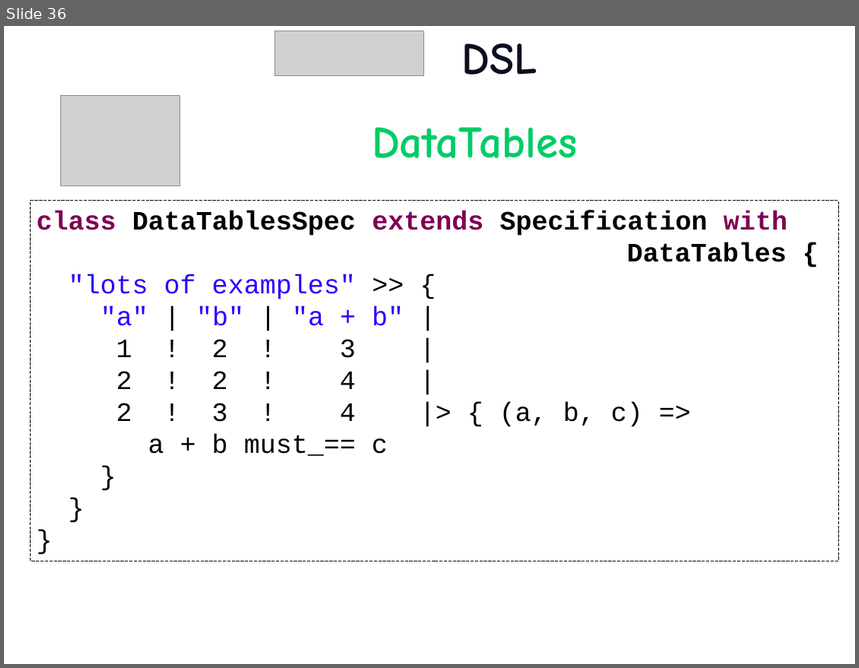
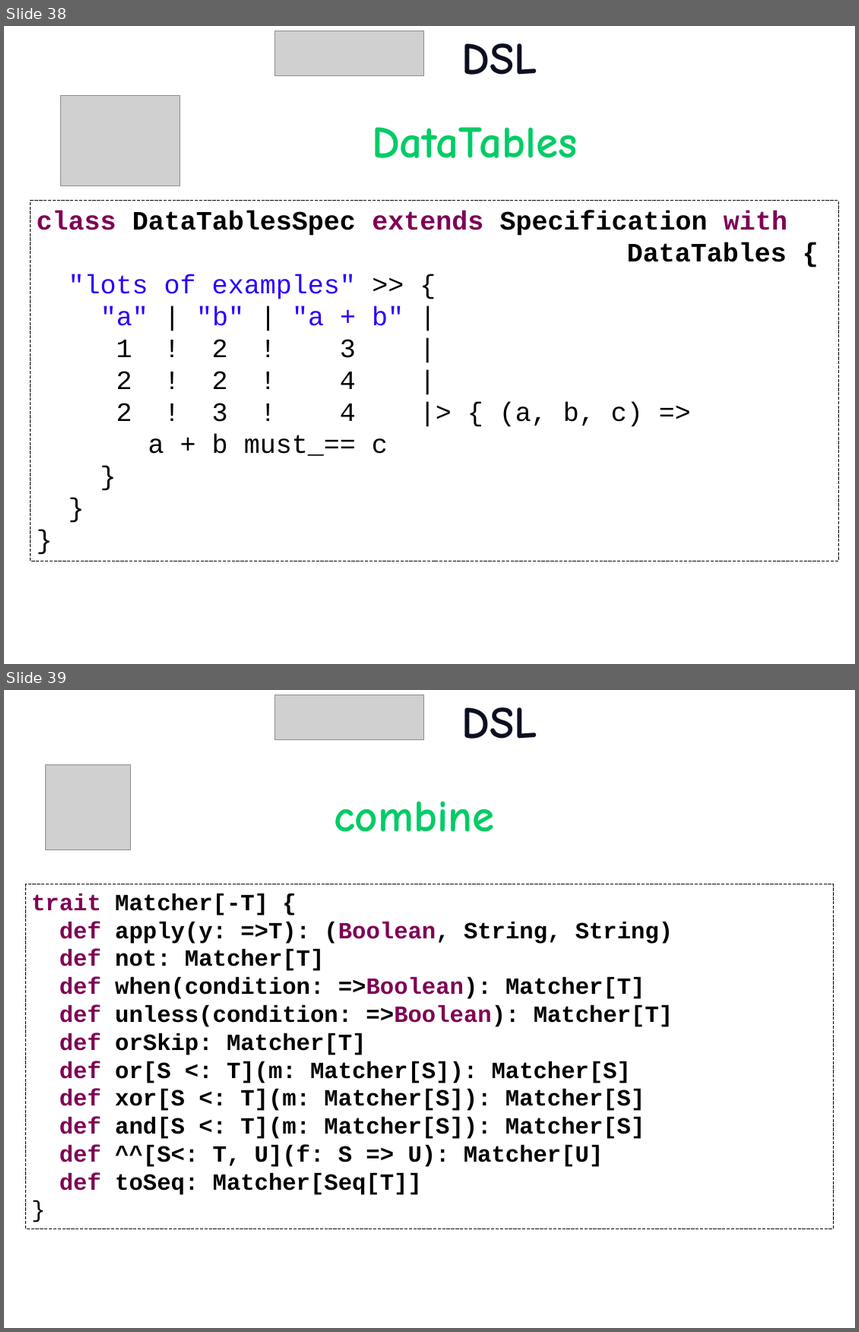
Before and after one commit to etorreborre/oscon-2010, a slide deck: src/main/resources/oscon_2010_specs.pptx. Shown one above the other, each under a label of ours: slide 36 before the commit, slides 38 and 39 after it. The pictures are 859x668 and 859x1332 pixels, drawn with LibreOffice and Linux fonts; fonts in the diff are those of the drawing; grey boxes stand for pictures; background and template pictures are left out. Boxes give left, top, right and bottom in pixels: in the first picture for what was removed or moved away, otherwise in the second. Text is boxed around its words. In the diff, an @@ line names an element or a change of style, - is before the commit and + after.

```diff
--- a/src/main/resources/oscon_2010_specs.pptx
+++ b/src/main/resources/oscon_2010_specs.pptx
@@ slide 39 added at bbox=[4, 690, 855, 1328], background picture (left out) @@
@@ picture added at bbox=[275, 695, 424, 739] @@
@@ title added at bbox=[462, 707, 538, 739], 54 pt, text #0C0F20, bold @@
+DSL
@@ picture added at bbox=[45, 764, 130, 850] @@
@@ text added at bbox=[334, 801, 495, 832], 54 pt, text #00CC66, bold @@
+combine
@@ rectangle added at bbox=[25, 885, 834, 1230], outline #000000 0.75 pt dashed, 28 pt, text #000000, bold @@
+trait Matcher[-T] {
+def apply(y: =>T): (Boolean, String, String)
+def not: Matcher[T]
+def when(condition: =>Boolean): Matcher[T]
+def unless(condition: =>Boolean): Matcher[T]
+def orSkip: Matcher[T]
+def or[S <: T](m: Matcher[S]): Matcher[S]
+def xor[S <: T](m: Matcher[S]): Matcher[S]
+def and[S <: T](m: Matcher[S]): Matcher[S]
+def ^^[S<: T, U](f: S => U): Matcher[U]
+def toSeq: Matcher[Seq[T]]
+}
@@ what was slide 36 is now slide 38 @@
```
Also in this commit, not shown: 1 slide changed, 2 other slides added, 1 other file.
